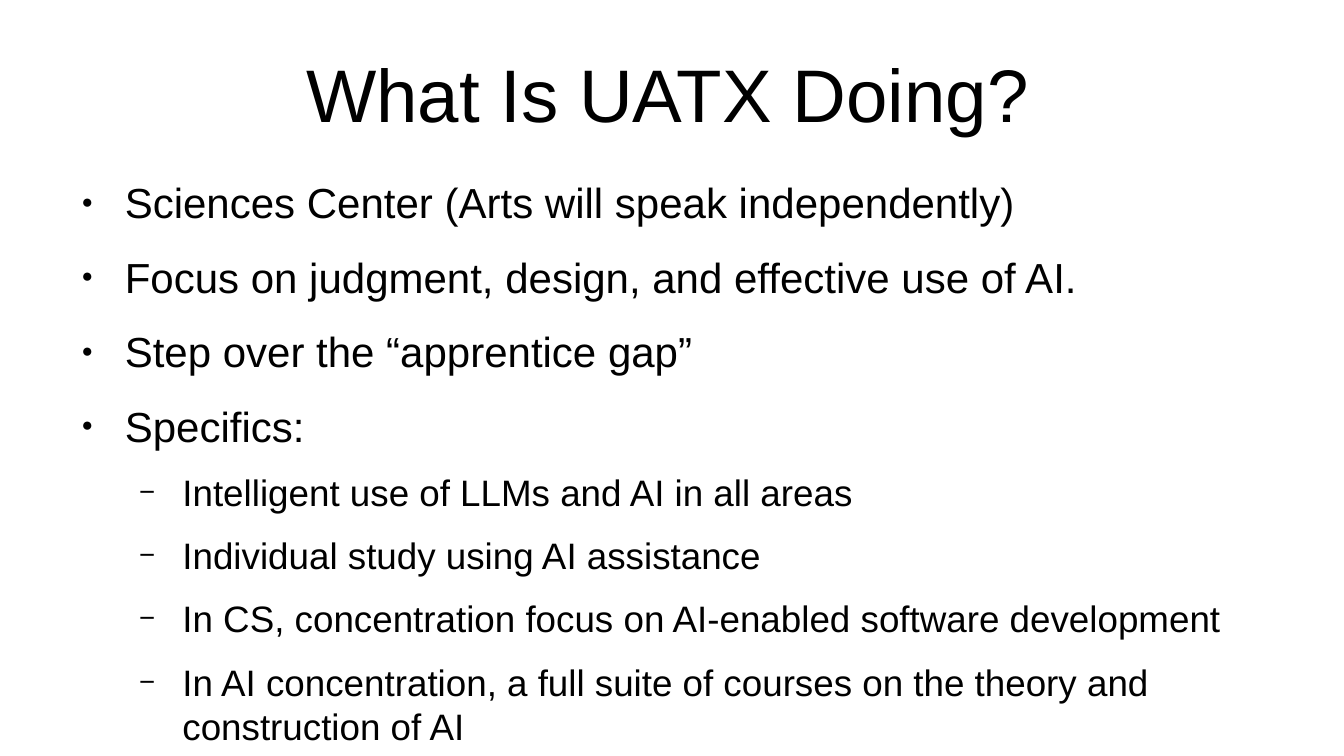
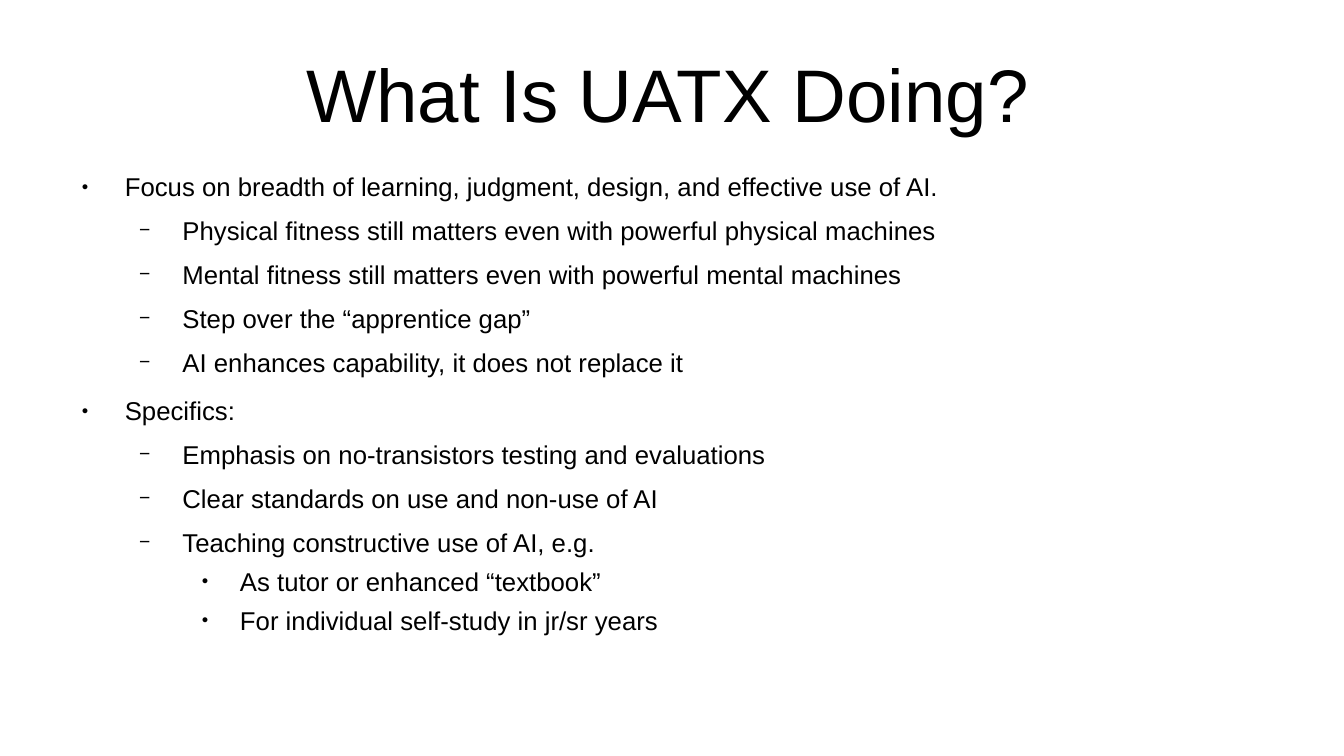
Before and after one commit to ClintStaley/AITalks, a slide deck: slide 9 of UATX/AIUpdate26.pptx. Drawn at 1344x756 pixels with LibreOffice and Linux fonts; fonts in the diff are those of the drawing. Boxes give left, top, right and bottom in pixels: in the first picture for what was removed or moved away, otherwise in the second. Text is boxed around its words. In the diff, an @@ line names an element or a change of style, - is before the commit and + after.

```diff
--- a/UATX/AIUpdate26.pptx
+++ b/UATX/AIUpdate26.pptx
@@ text at bbox=[125, 177, 937, 290]: text changed; size 24.8 to 15.2 pt @@
-● Sciences Center (Arts will speak independently)
-● Focus on judgment, design, and effective use of AI.
+● Focus on breadth of learning, judgment, design, and effective use of AI.
+  − Physical fitness still matters even with powerful physical machines
+  − Mental fitness still matters even with powerful mental machines
@@ text at bbox=[125, 309, 531, 426]: size 24.8 to 15.2 pt in "Step over the “apprentice gap”", "Specifics:"; bullet ● to −; list level 1 to 2 in "Step over the “apprentice gap”"; line spacing 1 to 0.8 @@
@@ text at bbox=[182, 353, 683, 378]: paragraph added @@
+  − AI enhances capability, it does not replace it
@@ text at bbox=[182, 445, 765, 631]: text changed; size 21.7 to 15.2 pt @@
-  − Intelligent use of LLMs and AI in all areas
-  − Individual study using AI assistance
-  − In CS, concentration focus on AI-enabled software development
-  − In AI concentration, a full suite of courses on the theory and construction of AI
+  − Emphasis on no-transistors testing and evaluations
+  − Clear standards on use and non-use of AI
+  − Teaching constructive use of AI, e.g.
+    ● As tutor or enhanced “textbook”
+    ● For individual self-study in jr/sr years
```
Also in this commit, not shown: 5 other slides changed, 2 slides added.
